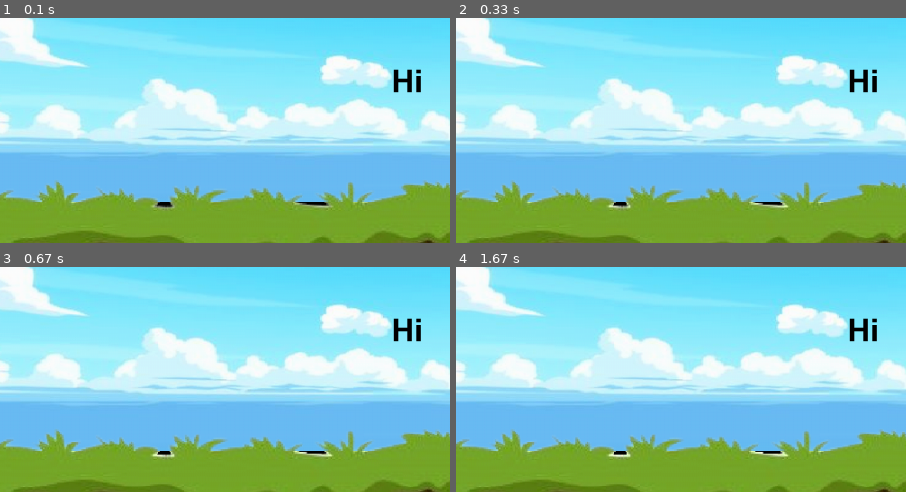
Above: before the commit, frames 1-4 (two rows, left to right).
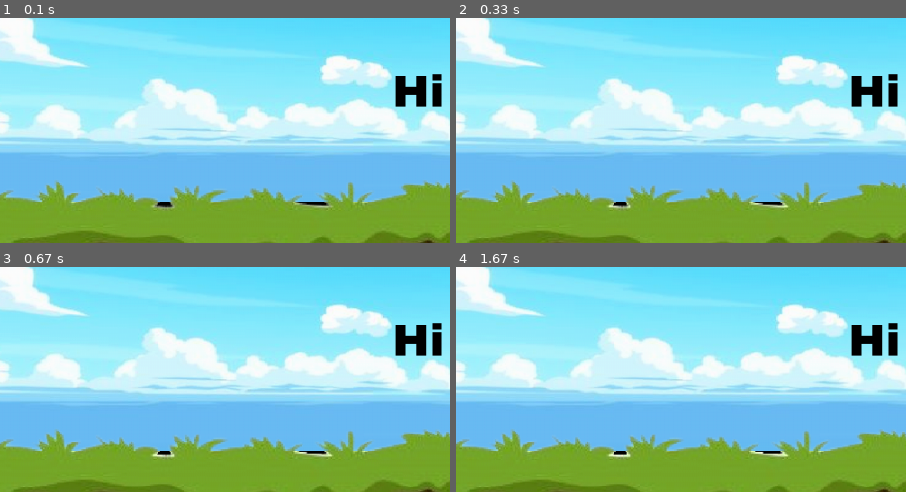
Above: after the commit, the same moments.

Repository: wafaadam548-bot/Pygame_project
Game: pygame game, started from main.py
Two runs of this game, one before a commit and one after it. Both use one fixed random seed, a clock stepped at 60 frames per second and the inputs below.
Inputs:
- Up to frame 1 (0.1 s): no input
- Up to frame 2 (0.33 s): no input
- Up to frame 3 (0.67 s): no input
- Up to frame 4 (1.67 s): no input
The pictures show only the part of the screen within x 6-56%, y 39-89%; the shares and areas given below are measured in that part.

The runs differ from the first frame. In frame 1, 1.1% of the frame differs, in the area x 87-99%, y 22-40%; in frame 2, 1.1%; in frame 3, 1.1%; in frame 4, 1.1%.

Commit message:
import the font

Diff:
--- a/main.py
+++ b/main.py
@@ -6,7 +6,7 @@
 screen=pg.display.set_mode((width,height))
 pg.display.set_caption("Escape Run  ")#change the name in the caption
 clock=pg.time.Clock()#it's going to help with the frame rate
-score=pg.font.Font(None,50)
+score=pg.font.Font("Font/Archivo_Black/ArchivoBlack-Regular.ttf",50)
 sky_imaage=pg.image.load("Image/sky.jpg")
 sky_imaage=pg.transform.scale(sky_imaage,(1000,400))#resize the image
 ground_image=pg.image.load("Image/ground.png")
